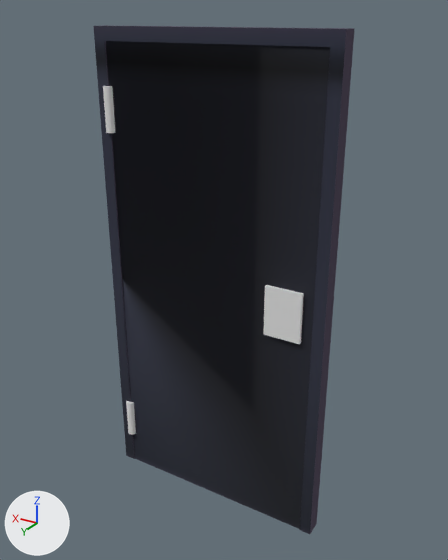
Renders of the FBX model Assets/3d models/map 1 models/wh door.fbx from each side of a commit.
Before and after are seen from a 50 mm camera at (-8.72, -0.09, 2.04) aimed at (-7.53, -2.07, 1.05). Arrows for +X, +Y and +Z are at lower left; the lights stay in place. The first picture is the older version. Where no turn or scale is listed for an object, it has been applied to the vertices.

The scene before the commit, as lines of its bpy script (objects in view):
```python
me_cube = bpy.data.meshes.new('Cube')
me_cube.from_pydata(...)  # a box spanning x -0.08..0.08, y -0.05..-0.03, z -0.22..-0.01; a 32-sided cylinder along z spanning x 0.76..0.8, y -0.07..-0.03, z 0.49..0.67; a 32-sided cylinder along z spanning x 0.76..0.8, y -0.07..-0.03, z -0.96..-0.78
me_plane_007 = bpy.data.meshes.new('Plane.007')
me_plane_007.from_pydata(...)  # 26 vertices, 21 faces; spans x -0.5..0.5, y -0.04..0.04, z -1.13..0.87
me_plane_007.materials.append(mat_material_001)  # picture img_wall_bake_png
me_plane_008 = bpy.data.meshes.new('Plane.008')
me_plane_008.from_pydata(...)  # a box spanning x -0.45..0.45, y -0.02..0.04, z -0.97..0.97
me_plane_008.materials.append(mat_material_001)  # picture img_wall_bake_png
ob_door = bpy.data.objects.new('door', me_plane_008)
ob_door.location = (-7.501, -2.046, 0.974)
ob_door_accessories = bpy.data.objects.new('door accessories', me_cube)
ob_door_accessories.location = (-7.832, -1.956, 1.117)
ob_door_frame = bpy.data.objects.new('door frame', me_plane_007)
ob_door_frame.location = (-7.497, -2.034, 1.132)
```
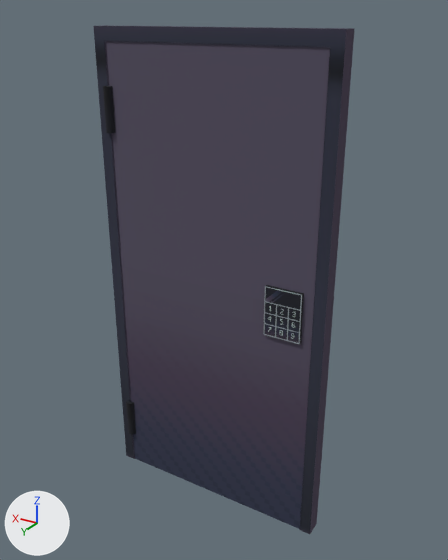
Changed parts and their boxes [x1, y1, x2, y2] in the pictures (448 x 560 px):
'door accessories', recoloured: [103, 86, 304, 435] in both
part 1 of me_plane_008, recoloured (black to grey): [106, 41, 330, 529] in both

What changed in the scene script:
```text
Add img_wh_door_uv_png:
    img_wh_door_uv_png = load_image('wh door uv.png', 'wh door uv.png', 1024, 1024, 'sRGB')
Add mat_material_003:
    mat_material_003 = principled_material('Material.003')
    mat_material_003.texture = img_wh_door_uv_png  # with its transparency
    mat_material_003.roughness = 1.0
Add mat_material:
    mat_material = principled_material('Material')
    mat_material.texture = img_wh_door_uv_png  # with its transparency
    mat_material.roughness = 1.0
Change me_cube:
    where me_cube.from_pydata(...)  # 136 vertices, 74 faces; spans x -0.08..0.8, y -0.07..-0.03, z -0.96..0.67
    add me_cube.materials.append(mat_material)  # picture img_wh_door_uv_png
Change me_plane_008:
    where me_plane_008.from_pydata(...)  # 8 vertices, 6 faces; spans x -0.45..0.45, y -0.02..0.04, z -0.97..0.97
    used by ob_door; location = (-7.501, -2.046, 0.974)
    me_plane_008 part 1: 6 faces spanning x -0.45..0.45, y -0.02..0.04, z -0.97..0.97 switch from mat_material_001 (picture img_wall_bake_png) to mat_material_003 (picture img_wh_door_uv_png)
```
